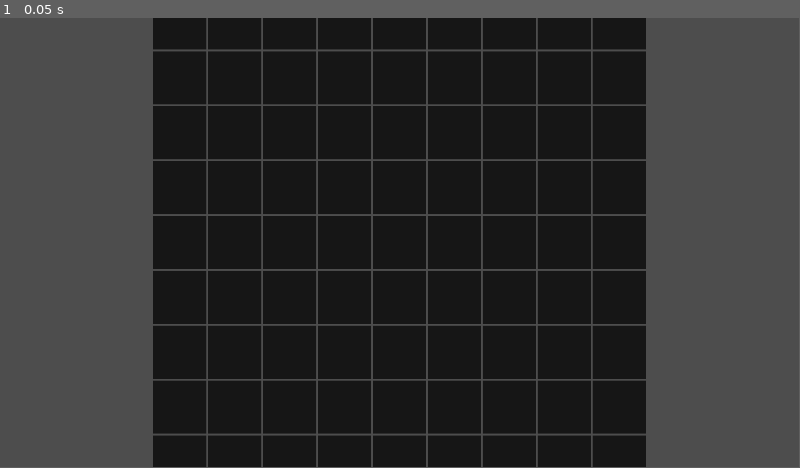
Above: before the commit, frame 1.
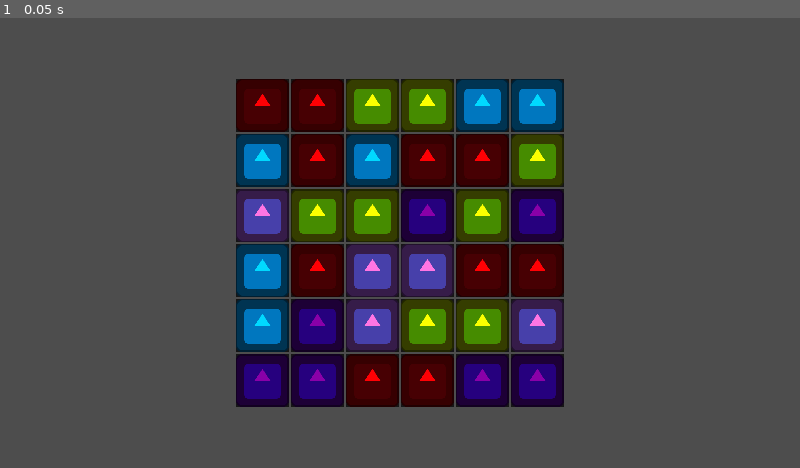
Above: after the commit, the same moment.

Repository: kuma-gee/holo-crush
Game: Godot game, scene res://src/game.tscn
Same seed, same stepped clock (60 frames per second), same inputs: the game is played once before the commit and once after it. The engine's default icon, where the game draws it, is replaced by a stand-in: a white triangle on a blue panel in a dark square.
Inputs:
- Up to frame 1 (0.05 s): no input
The window is 799x449 before the commit and 800x450 after it. Grey fills any space a smaller window leaves; there, only what the larger window draws over its background counts as a difference.

The runs differ from the first frame. In frame 1, 57% of the frame differs, in the area x 19-81%, y 0-100%.
Error before the commit: Invalid type in function 'create_data' in base 'Node (Data)'. The array of argument 1 (Array) does not have the same element type as the expected typed array a…

Commit message:
fixes for slot + change pieces

Diff:
--- a/godot/project.godot
+++ b/godot/project.godot
@@ -30,6 +30,8 @@
 
 window/size/viewport_width=1920
 window/size/viewport_height=1080
+window/stretch/mode="canvas_items"
+window/stretch/aspect="expand"
 window/size/width=1920
 window/size/height=1080
 
--- a/godot/src/game.tscn
+++ b/godot/src/game.tscn
@@ -28,3 +28,5 @@
 
 [node name="Data" type="Node" parent="."]
 script = ExtResource("3_3oo0b")
+width = 6
+height = 6
--- a/godot/src/grid/data.gd
+++ b/godot/src/grid/data.gd
@@ -9,24 +9,29 @@
 
 var _data: Array[Array] = []
 
-func create_data(pieces: Array[Piece.Type]):
+func create_data(pieces: Array):
 	_data = []
+	_data.resize(width)
+
 	for x in width:
-		_data.append([])
+		_data[x] = []
+		_data[x].resize(height)
+
 		for y in height:
 			var piece = pieces.pick_random()
 			var loops = 0
-			while loops == 0 or (get_match_count(x, y) > 0 and loops < 100):
+			while loops < 100:
 				piece = pieces.pick_random()
 				loops += 1
 				_data[x][y] = piece
 
-			_data[x].append(piece)
+				if get_match_count(x, y) == 0:
+					break
 
-	created.emit(_data)
+	created.emit()
 
 func get_match_count(x: int, y: int):
-	var piece = _data[x][y]
+	var piece = get_value(x, y)
 	if piece != null:
 		if x > 1:
 			var row = [piece, get_value(x-1, y), get_value(x-2, y)]
@@ -44,7 +49,7 @@
 func get_value(x: int, y: int):
 	return _data[x][y]
 
-func move(pos: Vector2, dest: Vector2):
+func move(pos: Vector2i, dest: Vector2i):
 	var piece = get_value(pos.x, pos.y)
 	var other = get_value(dest.x, dest.y)
 	_data[pos.x][pos.y] = other
--- a/godot/src/grid/grid.gd
+++ b/godot/src/grid/grid.gd
@@ -1,7 +1,7 @@
 extends GridContainer
 
 
-const PIECE_MAP = {
+const PIECE_MAP := {
 	Piece.Type.INA: preload("res://src/piece/ina.tscn"),
 	Piece.Type.AME: preload("res://src/piece/ame.tscn"),
 	Piece.Type.GURA: preload("res://src/piece/gura.tscn"),
@@ -19,9 +19,10 @@
 
 func _ready():
 	_init_slots()
-	data.create_data(pieces)
 	data.created.connect(_spawn_pieces)
 	data.moved.connect(_moved)
+
+	data.create_data(pieces)
 
 func _init_slots():
 	columns = data.width
@@ -29,7 +30,7 @@
 		var slot = slot_scene.instantiate()
 		add_child(slot)
 
-func _get_slot(pos: Vector2):
+func _get_slot(pos: Vector2i):
 	return get_child(pos.y * columns + pos.x)
 
 func _spawn_pieces():
@@ -38,13 +39,16 @@
 			var piece = data.get_value(x, y)
 			var scene = PIECE_MAP[piece]
 			var node = scene.instantiate()
-			get_tree().current_scene.add_child(node)
 
-			var pos = Vector2(x, y)
-			_get_slot(pos).piece = node
+			var pos = Vector2i(x, y)
+			var slot = _get_slot(pos)
+			slot.piece = node
+			get_tree().current_scene.add_child.call_deferred(node)
+			slot.capture.call_deferred()
+
 			node.swiped.connect(func(dir): data.move(pos, pos + dir))
 
-func _moved(pos: Vector2, dest: Vector2):
+func _moved(pos: Vector2i, dest: Vector2i):
 	var piece = _get_slot(pos)
 	var other = _get_slot(dest)
 	piece.move(other)
--- a/godot/src/grid/slot.gd
+++ b/godot/src/grid/slot.gd
@@ -1,5 +1,5 @@
 class_name Slot
-extends Control
+extends ColorRect
 
 var piece: Piece
 
@@ -11,3 +11,7 @@
 
 	other_slot.piece = piece
 	piece = other
+
+func capture():
+	if piece:
+		piece.global_position = global_position
--- a/godot/src/grid/slot.tscn
+++ b/godot/src/grid/slot.tscn
@@ -1,7 +1,10 @@
-[gd_scene format=3 uid="uid://diptf1fbeqwco"]
+[gd_scene load_steps=2 format=3 uid="uid://diptf1fbeqwco"]
+
+[ext_resource type="Script" path="res://src/grid/slot.gd" id="1_ysysd"]
 
 [node name="Slot" type="ColorRect"]
 custom_minimum_size = Vector2(128, 128)
 offset_right = 40.0
 offset_bottom = 40.0
 color = Color(0, 0, 0, 0.705882)
+script = ExtResource("1_ysysd")
--- /dev/null
+++ b/godot/src/piece/SwipeControl.gd
@@ -0,0 +1,28 @@
+class_name SwipeControl
+extends Control
+
+signal pressed
+signal swiped(dir)
+
+@export var swipe_threshold := 100
+
+var swipe_start
+
+func _gui_input(event: InputEvent):
+	if event.is_action_pressed("click") and event is InputEventMouseButton:
+		pressed.emit()
+		swipe_start = event.global_position
+	if event.is_action_released("click") and event is InputEventMouseButton:
+		_calculate_swipe(event.global_position)
+		swipe_start = null
+
+func _calculate_swipe(swipe_end):
+	if swipe_start == null:
+		return
+	var swipe: Vector2 = swipe_end - swipe_start
+
+	if swipe.length() > swipe_threshold:
+		var dir = swipe.normalized().round()
+		if dir.length() > 1:
+			dir.y = 0
+		swiped.emit(dir)
--- a/godot/src/piece/ina.tscn
+++ b/godot/src/piece/ina.tscn
@@ -1,15 +1,21 @@
-[gd_scene load_steps=3 format=3 uid="uid://c0o3d7dki4axs"]
+[gd_scene load_steps=4 format=3 uid="uid://c0o3d7dki4axs"]
 
 [ext_resource type="Script" path="res://src/piece/piece.gd" id="1_pju4m"]
 [ext_resource type="Texture2D" uid="uid://bwve2nq30wldn" path="res://icon.svg" id="2_cnm5w"]
+[ext_resource type="Script" path="res://src/piece/SwipeControl.gd" id="3_4gtbg"]
 
-[node name="Ina" type="Control"]
-custom_minimum_size = Vector2(128, 128)
-layout_mode = 3
-anchors_preset = 0
+[node name="Ina" type="Node2D"]
 script = ExtResource("1_pju4m")
 
 [node name="Sprite2D" type="Sprite2D" parent="."]
 modulate = Color(0.537255, 0, 0.658824, 1)
 texture = ExtResource("2_cnm5w")
 offset = Vector2(64, 64)
+
+[node name="SwipeControl" type="Control" parent="."]
+custom_minimum_size = Vector2(128, 128)
+layout_mode = 3
+anchors_preset = 0
+offset_right = 40.0
+offset_bottom = 40.0
+script = ExtResource("3_4gtbg")
--- a/godot/src/piece/piece.gd
+++ b/godot/src/piece/piece.gd
@@ -1,5 +1,5 @@
 class_name Piece
-extends Control
+extends Node2D
 
 signal pressed
 signal swiped(dir)
@@ -13,28 +13,12 @@
 }
 
 @export var type: Type
-@export var swipe_threshold := 100
 
-var swipe_start
+@onready var swipe_control: SwipeControl = $SwipeControl
 
-func _gui_input(event: InputEvent):
-	if event.is_action_pressed("click") and event is InputEventMouseButton:
-		pressed.emit()
-		swipe_start = event.global_position
-	if event.is_action_released("click") and event is InputEventMouseButton:
-		_calculate_swipe(event.global_position)
-		swipe_start = null
-
-func _calculate_swipe(swipe_end):
-	if swipe_start == null:
-		return
-	var swipe: Vector2 = swipe_end - swipe_start
-
-	if swipe.length() > swipe_threshold:
-		var dir = swipe.normalized().round()
-		if dir.length() > 1:
-			dir.y = 0
-		swiped.emit(dir)
+func _ready():
+	swipe_control.pressed.connect(func(): pressed.emit())
+	swipe_control.swiped.connect(func(dir): swiped.emit(dir))
 
 func move(dest: Vector2):
 	create_tween().tween_property(self, "global_position", dest, 0.5)#.set_ease(Tween.EASE_IN_OUT).set_trans(Tween.TRANS_BOUNCE)
